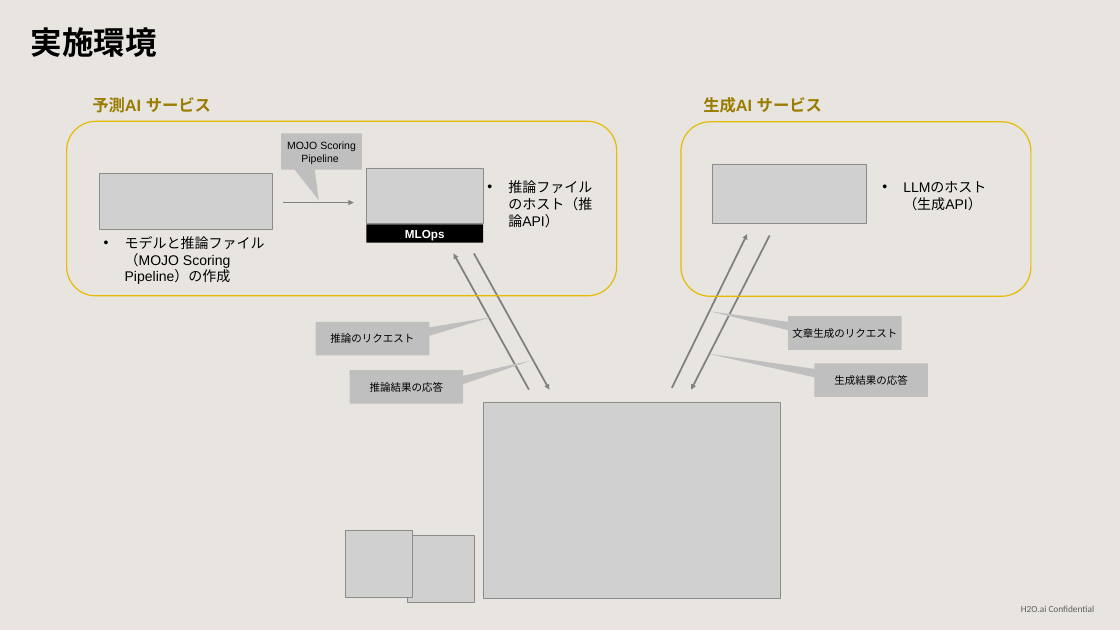
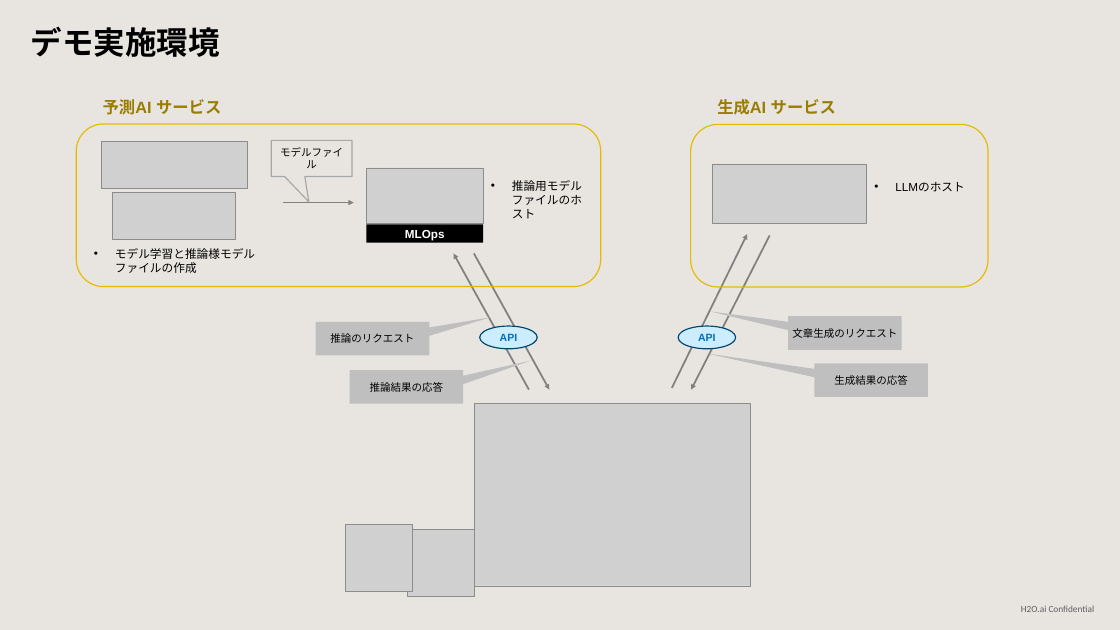
Before and after one commit to yukismd/predAi_and_genAi, a slide deck: slide 3 of credit scoring pred+gen v240725.pptx. Drawn at 1120x630 pixels with LibreOffice and Linux fonts; fonts in the diff are those of the drawing; grey boxes stand for pictures; background and template pictures are left out. Boxes give left, top, right and bottom in pixels: in the first picture for what was removed or moved away, otherwise in the second. Text is boxed around its words. In the diff, an @@ line names an element or a change of style, - is before the commit and + after.

```diff
--- a/credit scoring pred+gen v240725.pptx
+++ b/credit scoring pred+gen v240725.pptx
@@ text at (x1=31, y1=26, x2=220, y2=57): text changed @@
-実施環境
+デモ実施環境
@@ text "予測AI サービス" moved from (x1=92, y1=97, x2=211, y2=113) to (x1=103, y1=99, x2=221, y2=115) @@
@@ text "生成AI サービス" moved from (x1=703, y1=97, x2=822, y2=113) to (x1=717, y1=99, x2=836, y2=115) @@
@@ rounded rectangle resized from (x1=67, y1=121, x2=617, y2=296) to (x1=76, y1=124, x2=601, y2=286) @@
@@ picture resized from (x1=100, y1=173, x2=272, y2=229) to (x1=101, y1=141, x2=247, y2=188) @@
@@ speech box "モデルファイル" moved from (x1=281, y1=134, x2=362, y2=170) to (x1=271, y1=140, x2=352, y2=176) @@
@@ speech box "モデルファイル" at (x1=271, y1=140, x2=352, y2=176): fill #BFBFBF to none; outline none to #A7A7A7 2 pt; proportions changed @@
@@ text in speech box at (x1=280, y1=147, x2=343, y2=168): text changed @@
-MOJO Scoring Pipeline
+モデルファイル
@@ rounded rectangle resized from (x1=681, y1=122, x2=1031, y2=296) to (x1=690, y1=124, x2=988, y2=287) @@
@@ picture added at (x1=113, y1=192, x2=236, y2=239) @@
@@ text at (x1=512, y1=180, x2=582, y2=219): text changed; size 24 to 20 pt @@
-• 推論ファイルのホスト（推論API）
+• 推論用モデルファイルのホスト
@@ text at (x1=895, y1=182, x2=964, y2=192): text changed; size 24 to 20 pt @@
-• LLMのホスト（生成API）
+• LLMのホスト
@@ text at (x1=115, y1=248, x2=255, y2=273): text changed; size 24 to 20 pt @@
-• モデルと推論ファイル（MOJO Scoring Pipeline）の作成
+• モデル学習と推論様モデルファイルの作成
@@ ellipse added at (x1=480, y1=326, x2=537, y2=349), fill #CCECFF, outline #004770 2 pt, 18 pt, text #0070C0, bold @@
+API
@@ ellipse added at (x1=678, y1=326, x2=736, y2=349), fill #CCECFF, outline #004770 2 pt, 18 pt, text #0070C0, bold @@
+API
@@ picture resized from (x1=483, y1=402, x2=780, y2=598) to (x1=474, y1=404, x2=750, y2=586) @@
@@ picture moved from (x1=346, y1=530, x2=412, y2=597) to (x1=346, y1=525, x2=412, y2=591) @@
@@ picture moved from (x1=407, y1=535, x2=474, y2=602) to (x1=407, y1=530, x2=474, y2=596) @@
```
Also in this commit, not shown: 1 other slide changed, 12 slides added, 1 slide removed.
